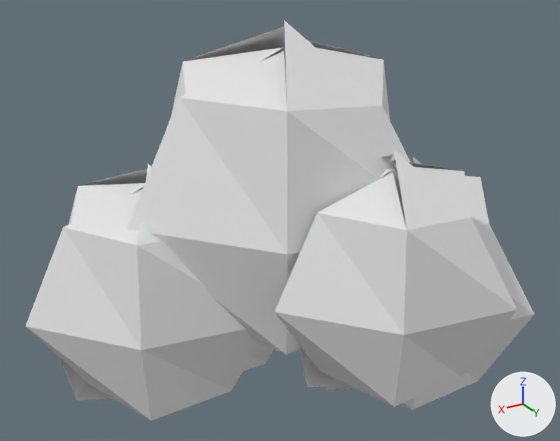
One commit to the OBJ model assets/models/trees/birch_0_crown.obj: the scene before it, then after it.
The view is the same before and after, from a 50 mm lens placed at (1.77, 2.46, 4.21), pointed at (0.22, -0.12, 2.92). Arrows for +X, +Y and +Z are at lower right; the lights stay in place. The older version comes first. Where no turn or scale is listed for an object, it has been applied to the vertices. Vertices at exactly the same position are counted once.

Names of what the first picture shows: 'birch_0_crown'.
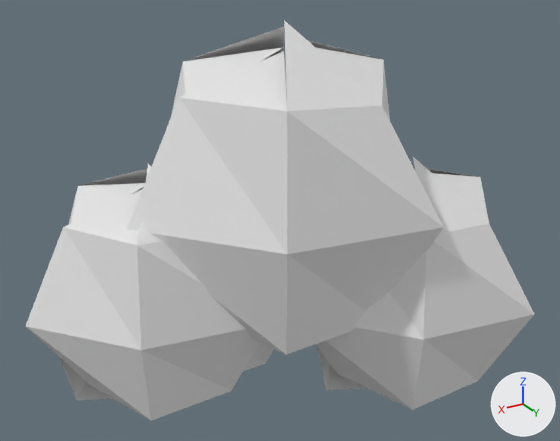
The change, as a diff of the scene's bpy script:
```diff
--- a/assets/models/trees/birch_0_crown.obj.py
+++ b/assets/models/trees/birch_0_crown.obj.py
@@ me_birch_0_crown @@
 # used by ob_birch_0_crown; location = (0.0, 0.0, 0.0)
-me_birch_0_crown.from_pydata(...)  # 165 vertices, 180 faces; spans x -0.76..1.27, y -1.02..0.85, z 1.88..3.75
+me_birch_0_crown.from_pydata(...)  # 132 vertices, 144 faces; spans x -0.76..1.27, y -1.02..0.62, z 1.88..3.75
+# me_birch_0_crown part 1: the loose piece of 33 vertices spanning x -0.35..0.57, y 0.03..0.85, z 2.33..3.36 is deleted
```

Pixel boxes (x1, y1, x2, y2) of what changed, in the pictures (560 x 441 px):
part 1 of me_birch_0_crown, deleted
    before: (275, 150, 517, 407)
